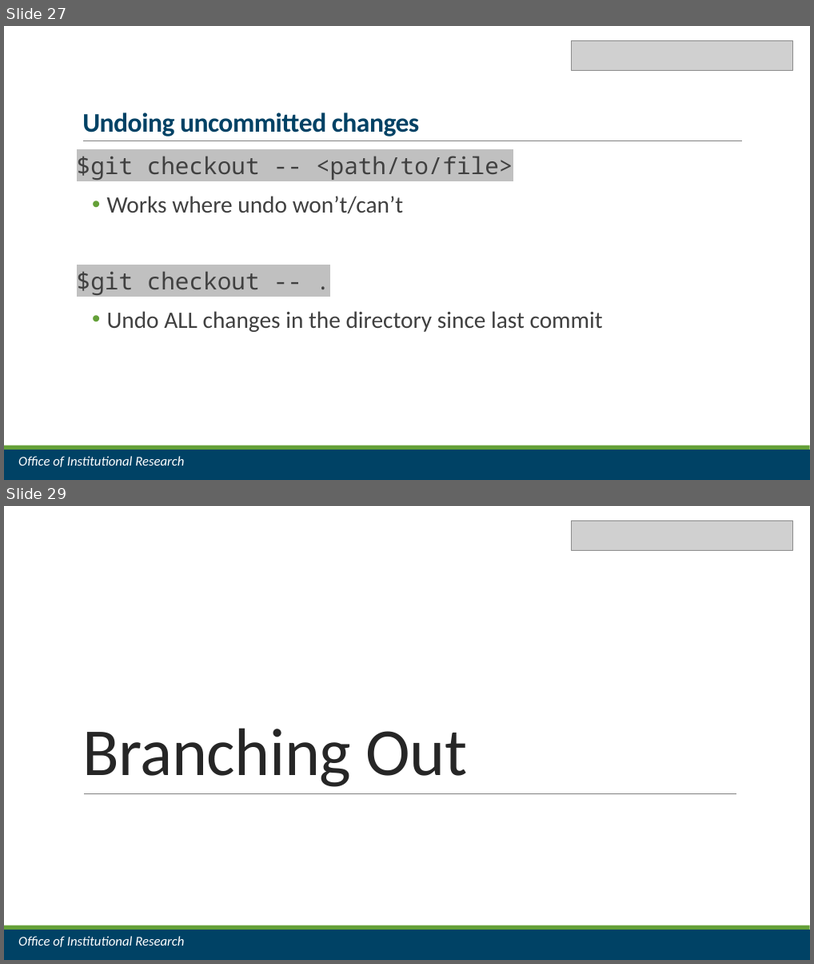
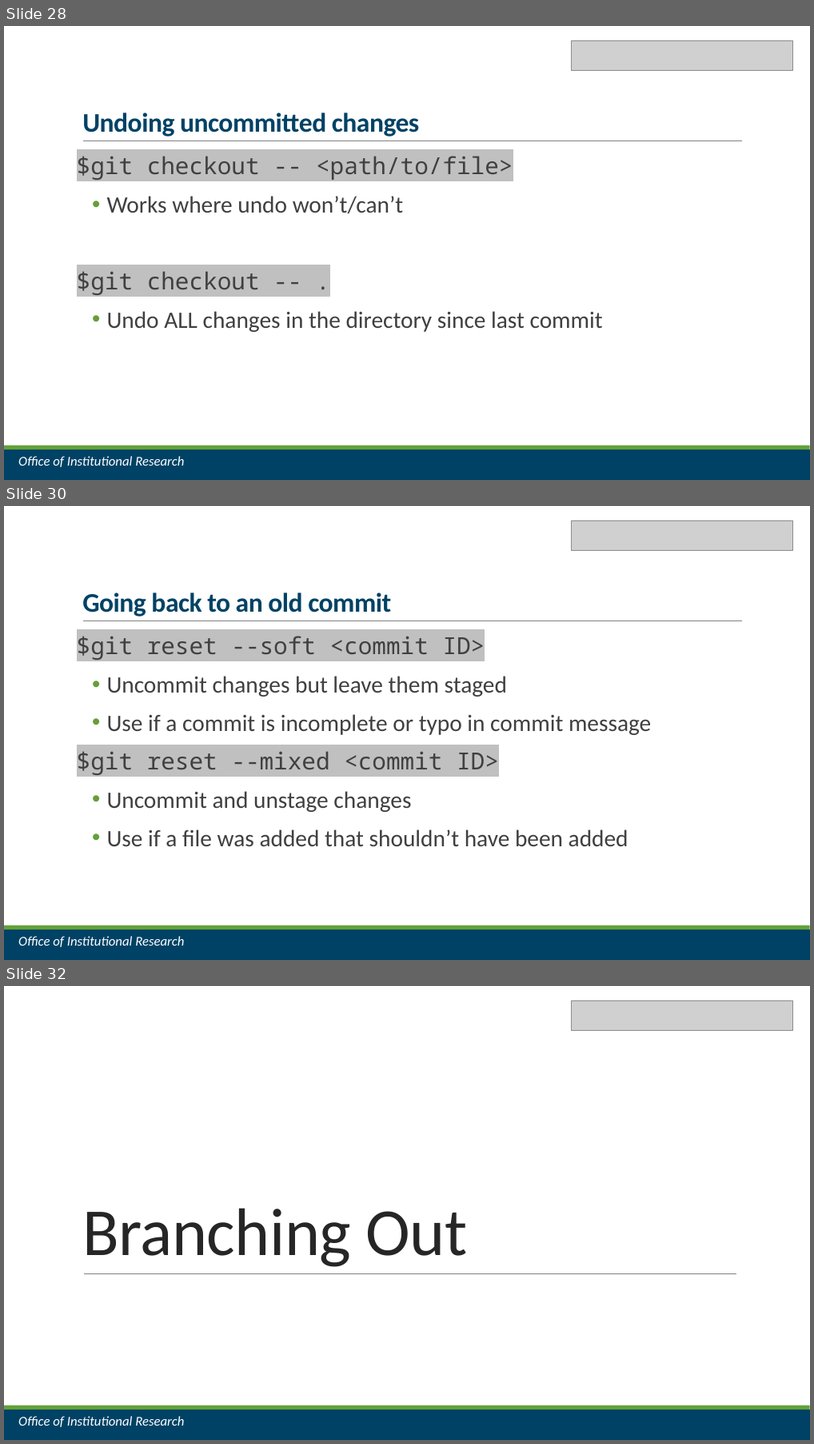
Before and after one commit to jrf1111/Do-You-Git-It-Now, a slide deck: Do You Git It Now.pptx. Shown one above the other, each under a label of ours: slides 27 and 29 before the commit, slides 28, 30 and 32 after it; the slides between them are not shown. The pictures are 814x964 and 814x1444 pixels, drawn with LibreOffice and Linux fonts; fonts in the diff are those of the drawing; grey boxes stand for pictures. Boxes give left, top, right and bottom in pixels: in the first picture for what was removed or moved away, otherwise in the second. Text is boxed around its words. In the diff, an @@ line names an element or a change of style, - is before the commit and + after.

Commit message:
add section on undoing commits

```diff
--- a/Do You Git It Now.pptx
+++ b/Do You Git It Now.pptx
@@ slide 30 added at bbox=[4, 506, 810, 960], background #FFFFFF; not listed: 3 template elements that a slide beside it also shows @@
@@ picture added at bbox=[572, 520, 794, 550] @@
@@ title added at bbox=[82, 592, 391, 616], 32 pt, text #004265, bold @@
+Going back to an old commit
@@ text added at bbox=[77, 632, 651, 846], 28 pt, text #404040 @@
+$git reset --soft <commit ID>
+• Uncommit changes but leave them staged
+• Use if a commit is incomplete or typo in commit message
+$git reset --mixed <commit ID>
+• Uncommit and unstage changes
+• Use if a file was added that shouldn’t have been added
@@ text added at bbox=[18, 936, 184, 947], 16 pt, text #FFFFFF, italic @@
+Office of Institutional Research
@@ what was slide 27 is now slide 28 @@
@@ what was slide 29 is now slide 32 @@
```
Also in this commit, not shown: 3 slides changed, 2 other slides added.
